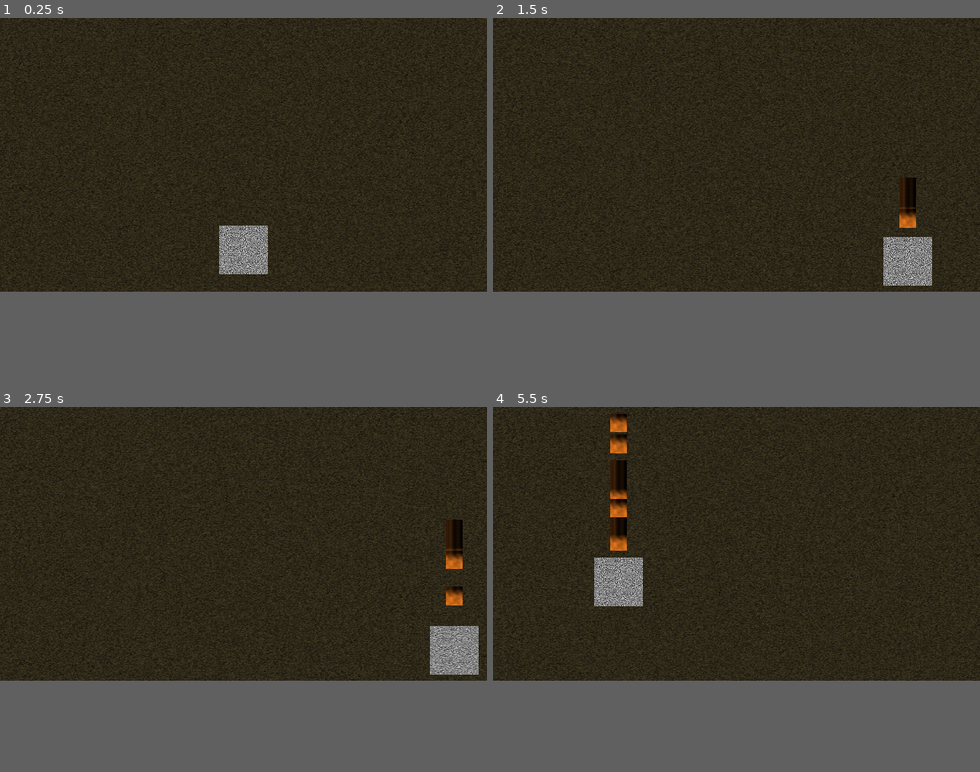
Above: before the commit, frames 1-4 (two rows, left to right).
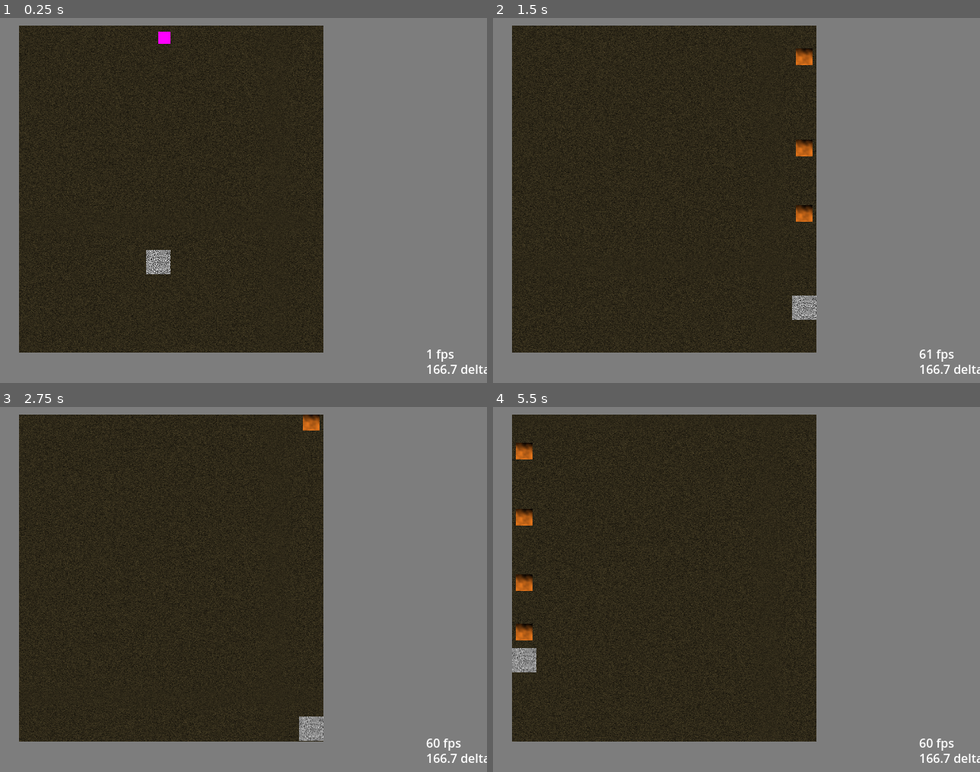
Above: after the commit, the same moments.

Repository: HyPerMax5/Godouhou
Game: Godot game, scene res://scenes/levels/level1.tscn
Same seed, same stepped clock (60 frames per second), same inputs: the game is played once before the commit and once after it. The project has no main scene, so this scene is started directly.
Inputs:
- Up to frame 1 (0.25 s): no input
- Up to frame 2 (1.5 s): hold D (right) 0.53-1.28 s; hold Y (shoot) 0.53-1.28 s; hold S (down) from 1.28 s (still down); tap Y (shoot) at 1.35 s
- Up to frame 3 (2.75 s): release S (down) at 2.03 s; hold D (right) from 2.03 s (still down); hold Shift (slow_move) from 2.03 s (still down); tap Y (shoot) at 2.3 s
- Up to frame 4 (5.5 s): release D (right) at 2.78 s; release Shift (slow_move) at 2.78 s; hold W (up) 2.78-3.53 s; tap Y (shoot) at 2.85, 4.55 s; hold Y (shoot) 3.53-4.28 s; hold A (left) 3.53-5.03 s; tap Shift (slow_move) at 4.35 s; hold S (down) from 5.03 s (still down); hold Y (shoot) from 5.03 s (still down)
In our replay, the window is 640x360 before the commit and 640x480 after it. These sizes can differ from the game's own. Grey fills any space a smaller window leaves; there, only what the larger window draws over its background counts as a difference.

The runs differ from the first frame. In frame 1, 44% of the frame differs, in the area x 0-100%, y 0-98%; in frame 2, 42%; in frame 3, 42%; in frame 4, 45%.

Commit message:
Added a basic bullet, enemy and damage.

Diff:
--- a/project.godot
+++ b/project.godot
@@ -14,10 +14,15 @@
 config/features=PackedStringArray("4.2", "GL Compatibility")
 config/icon="res://icon.svg"
 
+[autoload]
+
+Stat="*res://scripts/global/stat.gd"
+
 [display]
 
 window/size/viewport_width=640
-window/size/viewport_height=360
+window/size/viewport_height=480
+window/stretch/mode="viewport"
 
 [input]
 
@@ -52,6 +57,16 @@
 ]
 }
 
+[layer_names]
+
+2d_physics/layer_1="World"
+2d_physics/layer_2="Player"
+2d_physics/layer_3="Player Hitbox"
+2d_physics/layer_4="Player Graze"
+2d_physics/layer_5="Hostile"
+2d_physics/layer_6="Hostile Hitbox"
+2d_physics/layer_7="Hostile Hurtbox"
+
 [rendering]
 
 renderer/rendering_method="gl_compatibility"
--- a/scenes/character.tscn
+++ b/scenes/character.tscn
@@ -8,14 +8,19 @@
 frequency = 0.9536
 
 [sub_resource type="NoiseTexture2D" id="NoiseTexture2D_mgmwh"]
-width = 64
-height = 64
+width = 32
+height = 32
 noise = SubResource("FastNoiseLite_flvug")
 
 [sub_resource type="RectangleShape2D" id="RectangleShape2D_5r2ap"]
+size = Vector2(8, 8)
+
+[sub_resource type="RectangleShape2D" id="RectangleShape2D_46n6f"]
+size = Vector2(36, 36)
 
 [node name="Character" type="CharacterBody2D"]
 position = Vector2(323, 292)
+collision_layer = 2
 script = ExtResource("1_wa8qs")
 
 [node name="Sprite2D" type="Sprite2D" parent="."]
@@ -26,5 +31,31 @@
 shape = SubResource("RectangleShape2D_5r2ap")
 
 [node name="bullet-spawn" type="Marker2D" parent="."]
-position = Vector2(0, -52)
+position = Vector2(0, -37)
 gizmo_extents = 19.0
+
+[node name="bullet-parent" type="Node" parent="bullet-spawn"]
+
+[node name="shoot-timer" type="Timer" parent="."]
+wait_time = 0.064
+
+[node name="Graze" type="Area2D" parent="."]
+collision_layer = 8
+collision_mask = 16
+monitorable = false
+
+[node name="CollisionShape2D" type="CollisionShape2D" parent="Graze"]
+shape = SubResource("RectangleShape2D_46n6f")
+
+[node name="Death" type="Area2D" parent="."]
+collision_layer = 0
+collision_mask = 16
+monitorable = false
+
+[node name="CollisionShape2D2" type="CollisionShape2D" parent="Death"]
+scale = Vector2(4, 4)
+shape = SubResource("RectangleShape2D_5r2ap")
+
+[connection signal="timeout" from="shoot-timer" to="." method="on_shoottimer_timeout"]
+[connection signal="body_entered" from="Graze" to="." method="on_graze_body_entered"]
+[connection signal="body_entered" from="Death" to="." method="on_death_body_entered"]
--- /dev/null
+++ b/scenes/hostile.tscn
@@ -0,0 +1,30 @@
+[gd_scene load_steps=4 format=3 uid="uid://c5nlq18hjxxl0"]
+
+[ext_resource type="Script" path="res://scripts/Hostile-Basic.gd" id="1_0r7cr"]
+
+[sub_resource type="PlaceholderTexture2D" id="PlaceholderTexture2D_sgtjb"]
+size = Vector2(16, 16)
+
+[sub_resource type="RectangleShape2D" id="RectangleShape2D_fcoqh"]
+
+[node name="Basic_hostile" type="CharacterBody2D"]
+collision_layer = 16
+collision_mask = 0
+script = ExtResource("1_0r7cr")
+
+[node name="Sprite2D" type="Sprite2D" parent="."]
+texture = SubResource("PlaceholderTexture2D_sgtjb")
+
+[node name="Shoot-timer" type="Timer" parent="."]
+wait_time = 1.302
+autostart = true
+
+[node name="CollisionShape2D2" type="CollisionShape2D" parent="."]
+shape = SubResource("RectangleShape2D_fcoqh")
+
+[node name="bullet_origin" type="Marker2D" parent="."]
+position = Vector2(0, 15)
+
+[node name="bullet_parent" type="Node" parent="bullet_origin"]
+
+[connection signal="timeout" from="Shoot-timer" to="." method="_on_shoottimer_timeout"]
--- a/scenes/levels/level1.tscn
+++ b/scenes/levels/level1.tscn
@@ -1,13 +1,10 @@
-[gd_scene load_steps=8 format=3 uid="uid://c8bagiapfhebg"]
+[gd_scene load_steps=9 format=3 uid="uid://c8bagiapfhebg"]
 
 [ext_resource type="Script" path="res://scripts/level.gd" id="1_2np7j"]
 [ext_resource type="PackedScene" uid="uid://b5bfq3vrdbj22" path="res://scenes/character.tscn" id="1_bo1ix"]
-
-[sub_resource type="RectangleShape2D" id="RectangleShape2D_2biue"]
-size = Vector2(10, 360)
-
-[sub_resource type="RectangleShape2D" id="RectangleShape2D_i8fus"]
-size = Vector2(660, 10)
+[ext_resource type="PackedScene" uid="uid://c5nlq18hjxxl0" path="res://scenes/hostile.tscn" id="3_8o1dl"]
+[ext_resource type="PackedScene" uid="uid://du37byvsk46hx" path="res://scenes/shared/player_bounds.tscn" id="4_nko3o"]
+[ext_resource type="PackedScene" uid="uid://beyvkrc6dc81" path="res://scenes/main_UI.tscn" id="5_hi2au"]
 
 [sub_resource type="Gradient" id="Gradient_vuh17"]
 colors = PackedColorArray(0, 0, 0, 1, 0.359506, 0.314538, 0.192518, 1)
@@ -16,6 +13,9 @@
 frequency = 1.0
 
 [sub_resource type="NoiseTexture2D" id="NoiseTexture2D_r2rtf"]
+width = 1024
+height = 1024
+seamless = true
 color_ramp = SubResource("Gradient_vuh17")
 noise = SubResource("FastNoiseLite_4h714")
 
@@ -24,35 +24,31 @@
 
 [node name="Player" parent="." instance=ExtResource("1_bo1ix")]
 top_level = true
-position = Vector2(320, 305)
+position = Vector2(208, 321)
 
-[node name="Player-Bounds" type="StaticBody2D" parent="."]
-
-[node name="CollisionShape2D" type="CollisionShape2D" parent="Player-Bounds"]
-position = Vector2(-5, 180)
-shape = SubResource("RectangleShape2D_2biue")
-
-[node name="CollisionShape2D2" type="CollisionShape2D" parent="Player-Bounds"]
-position = Vector2(645, 180)
-shape = SubResource("RectangleShape2D_2biue")
-
-[node name="CollisionShape2D3" type="CollisionShape2D" parent="Player-Bounds"]
-position = Vector2(320, -5)
-shape = SubResource("RectangleShape2D_i8fus")
-
-[node name="CollisionShape2D4" type="CollisionShape2D" parent="Player-Bounds"]
-position = Vector2(320, 365)
-shape = SubResource("RectangleShape2D_i8fus")
+[node name="Player-Bounds" parent="." instance=ExtResource("4_nko3o")]
 
 [node name="Camera2D" type="Camera2D" parent="."]
+visible = false
 position = Vector2(320, 180)
+enabled = false
 
 [node name="ParallaxBackground" type="ParallaxBackground" parent="."]
 
 [node name="ParallaxLayer" type="ParallaxLayer" parent="ParallaxBackground"]
-motion_mirroring = Vector2(0, 256)
+position = Vector2(0, 69)
+motion_mirroring = Vector2(0, 491)
 
 [node name="Sprite2D" type="Sprite2D" parent="ParallaxBackground/ParallaxLayer"]
-position = Vector2(320, 180)
-scale = Vector2(1.28906, 0.742188)
+position = Vector2(320, 156)
+scale = Vector2(0.834229, 0.629195)
 texture = SubResource("NoiseTexture2D_r2rtf")
+
+[node name="Player-Spawn" type="Marker2D" parent="."]
+position = Vector2(208, 321)
+gizmo_extents = 28.0
+
+[node name="Basic_hostile" parent="." instance=ExtResource("3_8o1dl")]
+position = Vector2(216, 26)
+
+[node name="UI" parent="." instance=ExtResource("5_hi2au")]
--- /dev/null
+++ b/scenes/main_UI.tscn
@@ -0,0 +1,83 @@
+[gd_scene load_steps=2 format=3 uid="uid://beyvkrc6dc81"]
+
+[ext_resource type="Script" path="res://scripts/main_UI.gd" id="1_vx3bm"]
+
+[node name="UI" type="CanvasLayer"]
+
+[node name="ui" type="Control" parent="."]
+layout_mode = 3
+anchors_preset = 15
+anchor_right = 1.0
+anchor_bottom = 1.0
+grow_horizontal = 2
+grow_vertical = 2
+script = ExtResource("1_vx3bm")
+
+[node name="ColorRect" type="ColorRect" parent="ui"]
+layout_mode = 1
+anchors_preset = 10
+anchor_right = 1.0
+offset_bottom = 10.0
+grow_horizontal = 2
+color = Color(0.490196, 0.490196, 0.490196, 1)
+
+[node name="ColorRect2" type="ColorRect" parent="ui"]
+layout_mode = 1
+anchors_preset = 9
+anchor_bottom = 1.0
+offset_right = 25.0
+grow_vertical = 2
+color = Color(0.490196, 0.490196, 0.490196, 1)
+
+[node name="ColorRect3" type="ColorRect" parent="ui"]
+layout_mode = 1
+anchors_preset = 11
+anchor_left = 1.0
+anchor_right = 1.0
+anchor_bottom = 1.0
+offset_left = -215.0
+grow_horizontal = 0
+grow_vertical = 2
+color = Color(0.490196, 0.490196, 0.490196, 1)
+
+[node name="ColorRect4" type="ColorRect" parent="ui"]
+layout_mode = 1
+anchors_preset = 12
+anchor_top = 1.0
+anchor_right = 1.0
+anchor_bottom = 1.0
+offset_top = -40.0
+grow_horizontal = 2
+grow_vertical = 0
+color = Color(0.490196, 0.490196, 0.490196, 1)
+
+[node name="FPS" type="Label" parent="ui"]
+unique_name_in_owner = true
+layout_mode = 0
+offset_left = 560.0
+offset_top = 430.0
+offset_right = 633.0
+offset_bottom = 453.0
+text = "60.99 fps"
+
+[node name="Delta" type="Label" parent="ui"]
+unique_name_in_owner = true
+layout_mode = 0
+offset_left = 560.0
+offset_top = 450.0
+offset_right = 633.0
+offset_bottom = 473.0
+text = "60.99 delta"
+
+[node name="MarginContainer" type="MarginContainer" parent="ui"]
+layout_mode = 0
+anchor_left = 0.6875
+anchor_right = 1.0
+anchor_bottom = 1.0
+metadata/_edit_use_anchors_ = true
+
+[node name="VBoxContainer" type="VBoxContainer" parent="ui/MarginContainer"]
+layout_mode = 2
+
+[node name="Camera2D" type="Camera2D" parent="ui"]
+position = Vector2(320, 240)
--- a/scenes/shared/bullet.gd
+++ /dev/null
@@ -1,7 +0,0 @@
-extends Sprite2D
-
-var speed:float = 50
-
-
-func _physics_process(delta: float) -> void:
-	global_position += -global_transform.y * speed * delta
--- a/scenes/shared/bullet1.tscn
+++ b/scenes/shared/bullet1.tscn
@@ -1,6 +1,6 @@
 [gd_scene load_steps=5 format=3 uid="uid://cs5ebr8uottwo"]
 
-[ext_resource type="Script" path="res://scenes/shared/bullet.gd" id="1_mnkr5"]
+[ext_resource type="Script" path="res://scenes/shared/simple_bullet.gd" id="1_mnkr5"]
 
 [sub_resource type="Gradient" id="Gradient_mqa7g"]
 colors = PackedColorArray(0, 0, 0, 1, 0.917647, 0.47451, 0.113725, 1)
--- /dev/null
+++ b/scenes/shared/player_bounds.tscn
@@ -0,0 +1,25 @@
+[gd_scene load_steps=3 format=3 uid="uid://du37byvsk46hx"]
+
+[sub_resource type="RectangleShape2D" id="RectangleShape2D_2biue"]
+size = Vector2(4.5, 438.469)
+
+[sub_resource type="RectangleShape2D" id="RectangleShape2D_i8fus"]
+size = Vector2(399.5, 5)
+
+[node name="Player-Bounds" type="StaticBody2D"]
+
+[node name="Left" type="CollisionShape2D" parent="."]
+position = Vector2(23, 224.766)
+shape = SubResource("RectangleShape2D_2biue")
+
+[node name="Right" type="CollisionShape2D" parent="."]
+position = Vector2(427, 225.063)
+shape = SubResource("RectangleShape2D_2biue")
+
+[node name="Top" type="CollisionShape2D" parent="."]
+position = Vector2(224.75, 8)
+shape = SubResource("RectangleShape2D_i8fus")
+
+[node name="Bottom" type="CollisionShape2D" parent="."]
+position = Vector2(225, 442)
+shape = SubResource("RectangleShape2D_i8fus")
--- /dev/null
+++ b/scenes/shared/simple_bullet.gd
@@ -0,0 +1,35 @@
+extends Sprite2D
+
+var speed:float = 1000
+var collision
+var shape = CircleShape2D.new()
+var distance_travelled:float
+
+func _ready() -> void:
+	distance_travelled = 1
+	shape.radius = 3
+	pass
+
+func _process(delta: float) -> void:
+	var distance := speed * delta
+	var motion := -global_transform.y * speed * delta
+	global_position += motion
+
+	distance_travelled += distance
+	var query := PhysicsShapeQueryParameters2D.new()
+	query.set_shape(shape)
+	query.collision_mask = collision
+	query.transform = global_transform
+	var result := get_world_2d().direct_space_state.intersect_shape(query, 1)
+
+	for hit in result:
+		if hit.collider.is_in_group("Player"):
+			hit.collider.on_death_body_entered(null)
+			queue_free()
+		elif hit.collider.is_in_group("Hostile"):
+			hit.collider.on_hitbox_entered()
+			queue_free()
+		elif hit.collider.is_in_group("Player Graze"):
+			hit.collider.on_graze_body_entered()
+	if distance_travelled > 1200:
+		queue_free()
--- a/scripts/Character.gd
+++ b/scripts/Character.gd
@@ -4,10 +4,22 @@
 const SPEED = 300.0
 var speed_multi = 0.25
 var bullet = preload("res://scenes/shared/bullet1.tscn")
-var bullet_speed:int = 50
+var dead:bool = false
+var can_die:bool = true
+
 @onready var bullet_origin = $"bullet-spawn"
+@onready var bullet_parent = $"bullet-spawn/bullet-parent"
+@onready var shoot_timer = $"shoot-timer"
+@onready var graze_area = $Graze
+@onready var sprite = $Sprite2D
 
-func _physics_process(delta: float) -> void:
+
+func _ready() -> void:
+	self.add_to_group("Player")
+	graze_area.add_to_group("Player Graze")
+
+
+func _physics_process(_delta: float) -> void:
 	var speed
 	var direction = Input.get_vector("left", "right", "up", "down")
 	velocity = velocity.normalized()
@@ -18,8 +30,53 @@
 	velocity = direction * speed
 	move_and_slide()
 
-	if Input.is_action_pressed("shoot"):
-		var char_bullet = bullet.instantiate()
-		add_child(char_bullet)
-		char_bullet.global_transform = bullet_origin.global_transform
-		#char_bullet.position += char_bullet.transform.x * bullet_speed * delta
+func _input(_event: InputEvent) -> void:
+	if Input.is_action_just_pressed("shoot"):
+		on_shoottimer_timeout()
+		shoot_timer.start()
+	elif  Input.is_action_just_released("shoot"):
+		shoot_timer.stop()
+
+func on_shoottimer_timeout() -> void:
+	var char_bullet := bullet.instantiate()
+	char_bullet.collision = Stat.collision_dict["Hostile"]
+	bullet_parent.add_child(char_bullet)
+	char_bullet.global_transform = bullet_origin.global_transform
+
+
+func invulnerable() -> void:
+	dead = false
+	start_flashing()
+
+
+
+func start_flashing():
+	var tween_time:float = 0.15
+	var flash := 4
+	print("Started flashing")
+	var tween := get_tree().create_tween()
+	for i in flash:
+		tween.tween_property(sprite, "modulate", Color (0, 0, 0, 0), tween_time)
+		tween.tween_property(sprite, "modulate", Color (1, 1, 1, 1), tween_time)
+	await get_tree().create_timer(flash*tween_time).timeout
+	can_die = true
+	print(can_die)
+
+
+
+func on_graze_body_entered(_body) -> void:
+	await get_tree().create_timer(0.015).timeout
+	if !dead:
+		Stat.graze += 1
+
+func on_death_body_entered(_body) -> void:
+	if can_die and Stat.lives > 0:
+		Stat.lives -= 1
+		dead = true
+		can_die = false
+		invulnerable()
+	elif can_die and Stat.lives == 0:
+		#game_over
+		dead = true
+		can_die = false
+		self.queue_free()
--- /dev/null
+++ b/scripts/Hostile-Basic.gd
@@ -0,0 +1,28 @@
+extends CharacterBody2D
+
+var bullet = preload("res://scenes/shared/bullet1.tscn")
+
+@onready var bullet_origin = $bullet_origin
+@onready var bullet_parent = $bullet_origin/bullet_parent
+@onready var shoot_timer = $"Shoot-timer"
+
+func _ready() -> void:
+	self.add_to_group("Hostile")
+	pass
+
+func _process(_delta: float) -> void:
+	pass
+
+
+func _on_shoottimer_timeout() -> void:
+	var hostile_bullet := bullet.instantiate()
+	hostile_bullet.speed = -1000
+	hostile_bullet.collision = Stat.collision_dict["Player"]
+	bullet_parent.add_child(hostile_bullet)
+	hostile_bullet.global_transform = bullet_origin.global_transform
+
+
+func on_hitbox_entered() -> void:
+	#death animation thing or smth
+	self.queue_free()
+	pass
--- /dev/null
+++ b/scripts/global/stat.gd
@@ -0,0 +1,20 @@
+extends Node
+
+var lives:int = 3
+var graze:int
+var score:int
+
+var collision_dict = {
+	"World" : 0b1,
+	"Player" : 0b10,
+	"Player Graze" :  0b100,
+	"Player Hurtbox" : 0b1000,
+	"Hostile" : 0b10000,
+	"Hostile Hitbox" : 0b100000,
+	"Hostile Hurtbox" : 0b1000000,
+	"Player&Graze" : 0b1001,
+}
+
+
+func _ready() -> void:
+	pass
--- a/scripts/level.gd
+++ b/scripts/level.gd
@@ -6,11 +6,9 @@
 
 
 func _ready() -> void:
-	pass # Replace with function body.
+	pass
 
 
-# Called every frame. 'delta' is the elapsed time since the previous frame.
 func _process(delta: float) -> void:
-	#bg.scroll_offset.y +=  speed * delta
 	bg.get_child(0).motion_offset.y += bg_speed * delta
 	pass
--- /dev/null
+++ b/scripts/main_UI.gd
@@ -0,0 +1,15 @@
+extends Control
+
+
+
+func _ready() -> void:
+
+	pass
+
+func _process(delta: float) -> void:
+	var fps := Engine.get_frames_per_second()
+	var delta_display := delta*10000
+	delta_display = snapped(delta_display, 0.1)
+	%FPS.text = str(fps) + " fps"
+	%Delta.text = str(delta_display) + " delta"
+	pass
Not shown: 1 places in scenes/character.tscn that only renumber resources
